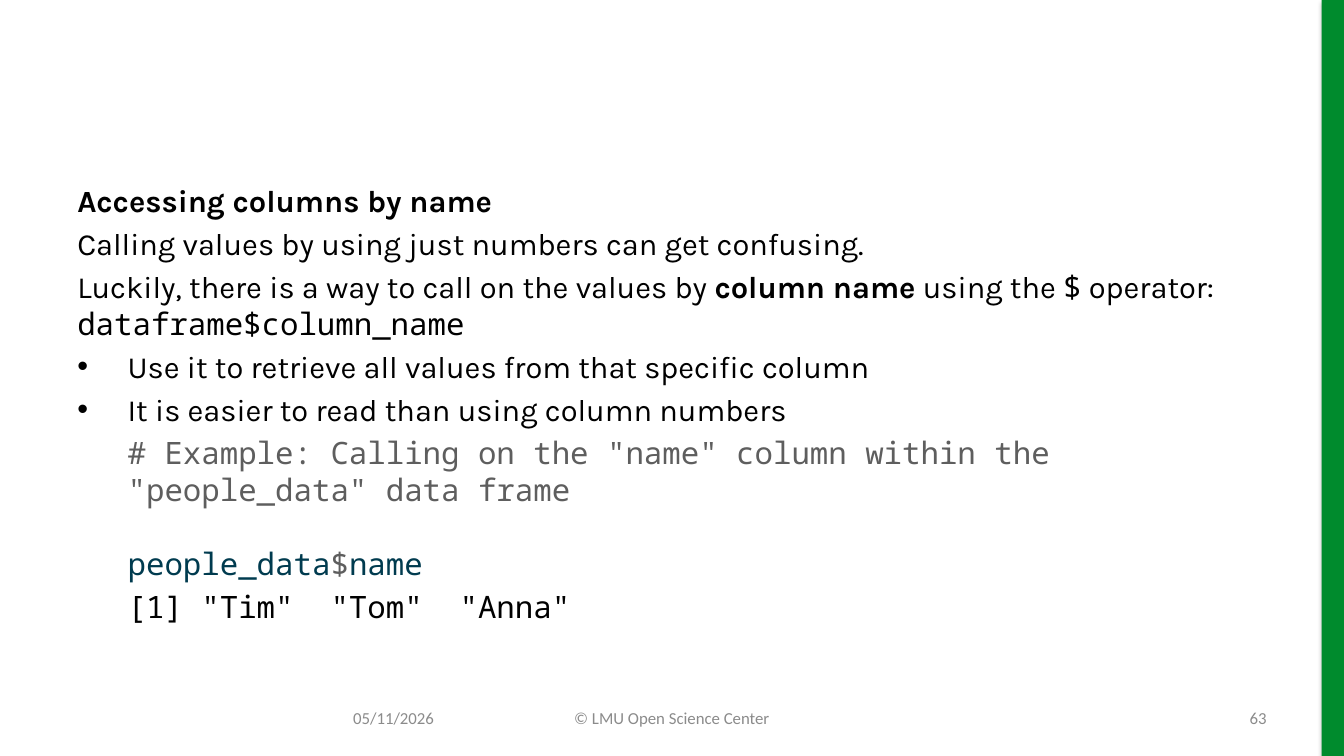
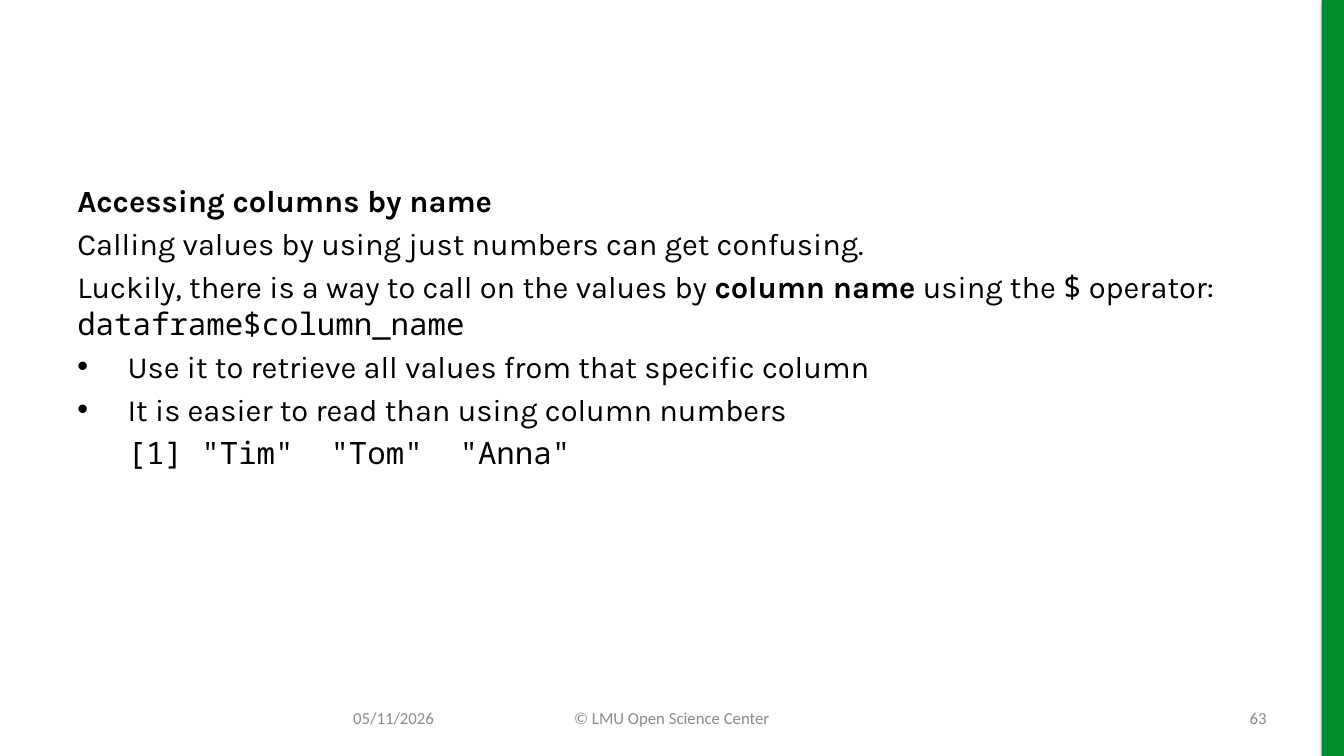
Before and after one commit to lmu-osc/slides-r-part-I, a slide deck: slide 63 of slides-r-part-I.pptx. Drawn at 1344x756 pixels with LibreOffice and Linux fonts; fonts in the diff are those of the drawing; background and template pictures are left out. Boxes give left, top, right and bottom in pixels: in the first picture for what was removed or moved away, otherwise in the second. Text is boxed around its words. In the diff, an @@ line names an element or a change of style, - is before the commit and + after.

```diff
--- a/slides-r-part-I.pptx
+++ b/slides-r-part-I.pptx
@@ text at (128, 440, 1049, 583): paragraph removed @@
-# Example: Calling on the "name" column within the "people_data" data frame
-people_data$name
```
Also in this commit, not shown: 29 other slides changed, 34 other files.
